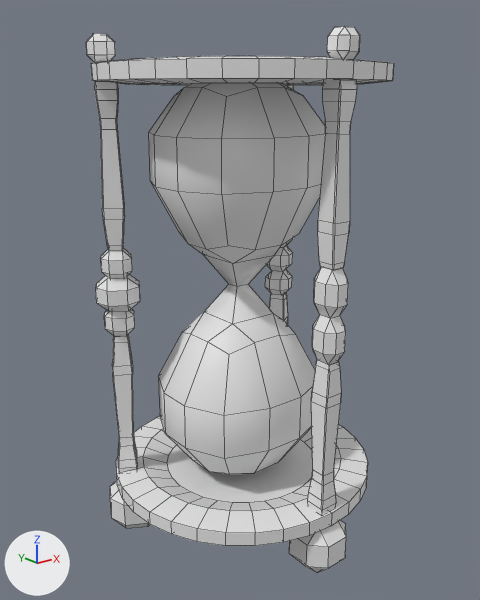
One commit to the FBX model Assets/Art/3D/Minigame Assets/Spot the Differences/FBX/Hourglass Different Joined.fbx: the scene before it, then after it.
Both versions are drawn from a 50 mm lens placed at (-2.98, -3.7, 3.28), pointed at (-0.03, -0.01, 1.81). Every picture has the same lights, and +X, +Y and +Z are marked at lower left. Mesh edges are drawn as thin lines. Where no turn or scale is listed for an object, it has been applied to the vertices. Vertices at the same position are counted once.

In view in the first picture: 'Hourglass Differences Joined'.
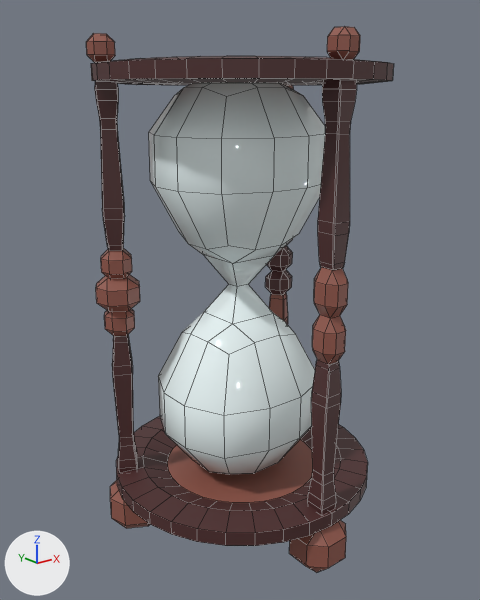
What changed in the scene script:
```text
Add mat_wood_texture_1:
    mat_wood_texture_1 = principled_material('Wood Texture 1')
    mat_wood_texture_1.base_color = (0.0782, 0.0252, 0.0252)  # brown #4f2c2c
Add mat_wood_texture_2:
    mat_wood_texture_2 = principled_material('Wood Texture 2')
    mat_wood_texture_2.base_color = (0.292, 0.0976, 0.0704)  # brown #93584b
Add mat_sand_texture_2:
    mat_sand_texture_2 = principled_material('Sand Texture 2')
    mat_sand_texture_2.base_color = (0.8, 0.185, 0.0926)  # orange #e77756
Add mat_sand_texture_1:
    mat_sand_texture_1 = principled_material('Sand Texture 1')
    mat_sand_texture_1.base_color = (0.8, 0.487, 0.174)  # beige #e7b974
Add mat_glass_texture:
    mat_glass_texture = principled_material('Glass Texture')
    mat_glass_texture.base_color = (0.885, 0.997, 1.0)  # white #f2ffff
    mat_glass_texture.roughness = 0.0321
Change me_cube_053:
    where me_cube_053.from_pydata(...)  # 1284 vertices, 1192 faces; spans x -1.0..1.0, y -1.05..1.01, z -0.2..3.44
    used by ob_hourglass_differences_joined; location = (-0.001, -0.011, 0.197)
    me_cube_053 part 1: 290 of the faces centred in x -0.99..0.99, y -0.98..1.0, z 2.04..3.27 switch from mat_material_002 (white #e7e7e7) to mat_wood_texture_1 (brown #4f2c2c)
    me_cube_053 part 2: 259 of the faces centred in x -0.99..0.99, y -0.98..1.0, z 0.17..1.4 switch from mat_material_002 (white #e7e7e7) to mat_wood_texture_1 (brown #4f2c2c)
    me_cube_053 part 3: 72 of the faces centred in x 0.67..0.88, y 0.35..0.56, z 1.43..2.01 switch from mat_material_002 (white #e7e7e7) to mat_wood_texture_1 (brown #4f2c2c)
    me_cube_053 part 4: 330 of the faces centred in x -0.96..0.95, y -1.05..0.65, z -0.2..3.23 switch from mat_material_002 (white #e7e7e7) to mat_wood_texture_2 (brown #93584b)
    me_cube_053 part 5: 25 of the faces centred in x -0.91..-0.74, y 0.34..0.52, z 3.29..3.44 switch from mat_material_002 (white #e7e7e7) to mat_wood_texture_2 (brown #93584b)
    me_cube_053 part 6: 25 of the faces centred in x -0.09..0.09, y -0.99..-0.82, z 3.28..3.43 switch from mat_material_002 (white #e7e7e7) to mat_wood_texture_2 (brown #93584b)
    me_cube_053 part 7: 49 of the faces centred in x -0.51..0.45, y -0.42..0.45, z 1.17..2.29 switch from mat_material_002 (white #e7e7e7) to mat_glass_texture (white #f2ffff)
    me_cube_053 part 8: 33 of the faces centred in x -0.63..0.57, y -0.53..0.55, z 0.23..0.81 switch from mat_material_002 (white #e7e7e7) to mat_glass_texture (white #f2ffff)
    me_cube_053 part 9: 33 of the faces centred in x -0.63..0.57, y -0.53..0.55, z 2.65..3.22 switch from mat_material_002 (white #e7e7e7) to mat_glass_texture (white #f2ffff)
    add me_cube_053.materials.append(mat_sand_texture_1)  # beige #e7b974
    add me_cube_053.materials.append(mat_sand_texture_2)  # orange #e77756
```

Pixel boxes (x1, y1, x2, y2) of what changed, in the pictures (480 x 600 px):
part 1 of me_cube_053, recoloured (grey to brown)
    both: (91, 56, 394, 270)
part 2 of me_cube_053, recoloured (white to brown)
    both: (112, 335, 368, 546)
part 3 of me_cube_053, recoloured
    both: (265, 239, 293, 295)
part 4 of me_cube_053, recoloured (grey to brown)
    both: (96, 85, 348, 573)
part 5 of me_cube_053, recoloured (grey to brown)
    both: (86, 33, 115, 63)
part 6 of me_cube_053, recoloured (grey to brown)
    both: (327, 26, 360, 60)
part 7 of me_cube_053, recoloured
    both: (151, 182, 321, 415)
part 8 of me_cube_053, recoloured
    both: (158, 377, 312, 474)
part 9 of me_cube_053, recoloured
    both: (149, 83, 325, 194)
